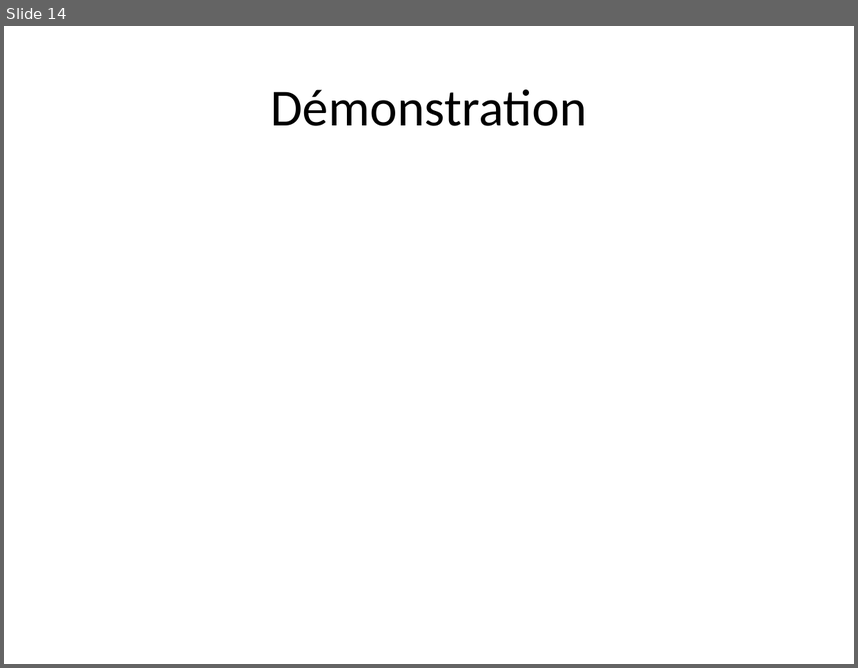
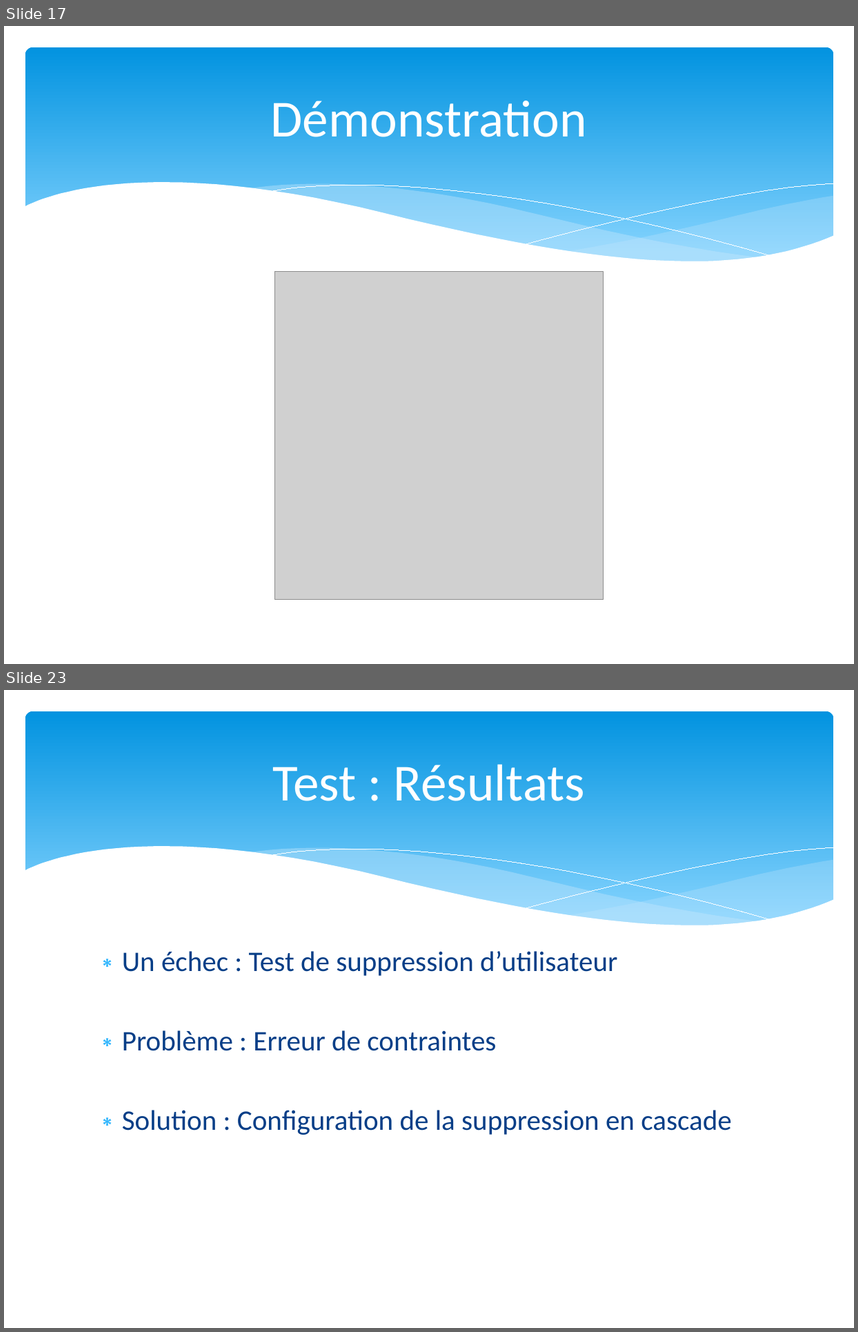
Before and after one commit to LucienMoor/AYNIM, a slide deck: Documents/PrésentationRichPoor.pptx. Shown one above the other, each under a label of ours: slide 14 before the commit, slides 17 and 23 after it; the slides between them are not shown. The pictures are 858x668 and 858x1332 pixels, drawn with LibreOffice and Linux fonts; fonts in the diff are those of the drawing; grey boxes stand for pictures. Boxes give left, top, right and bottom in pixels: in the first picture for what was removed or moved away, otherwise in the second. Text is boxed around its words. In the diff, an @@ line names an element or a change of style, - is before the commit and + after.

```diff
--- a/Documents/PrésentationRichPoor.pptx
+++ b/Documents/PrésentationRichPoor.pptx
@@ slide 23 added at bbox=[4, 690, 854, 1328], background #FFFFFF; not listed: 6 template elements that a slide beside it also shows @@
@@ title added at bbox=[272, 765, 586, 801], 44 pt, text #FFFFFF @@
+Test : Résultats
@@ text added at bbox=[122, 951, 731, 1134], 24 pt, text #073E87 @@
+∗ Un échec : Test de suppression d’utilisateur
+∗ Problème : Erreur de contraintes
+∗ Solution : Configuration de la suppression en cascade
@@ what was slide 14 is now slide 17 @@
@@ slide 17 changed as well @@
@@ rounded rectangle added at bbox=[25, 47, 833, 276], fill gradient #0293E0 to #83D3FE @@
@@ title "Démonstration": place and size @@
-title "Démonstration" at bbox=[271, 89, 587, 126]
+title "Démonstration" at bbox=[271, 101, 587, 137]
@@ title "Démonstration" at bbox=[271, 101, 587, 137]: text colour #000000 to #FFFFFF @@
@@ group added at bbox=[23, 183, 835, 305]: 5 freeform shapes @@
@@ picture added at bbox=[275, 271, 604, 599] @@
```
Also in this commit, not shown: 12 other slides changed, 13 other slides added, 10 slides removed, 13 other files.
